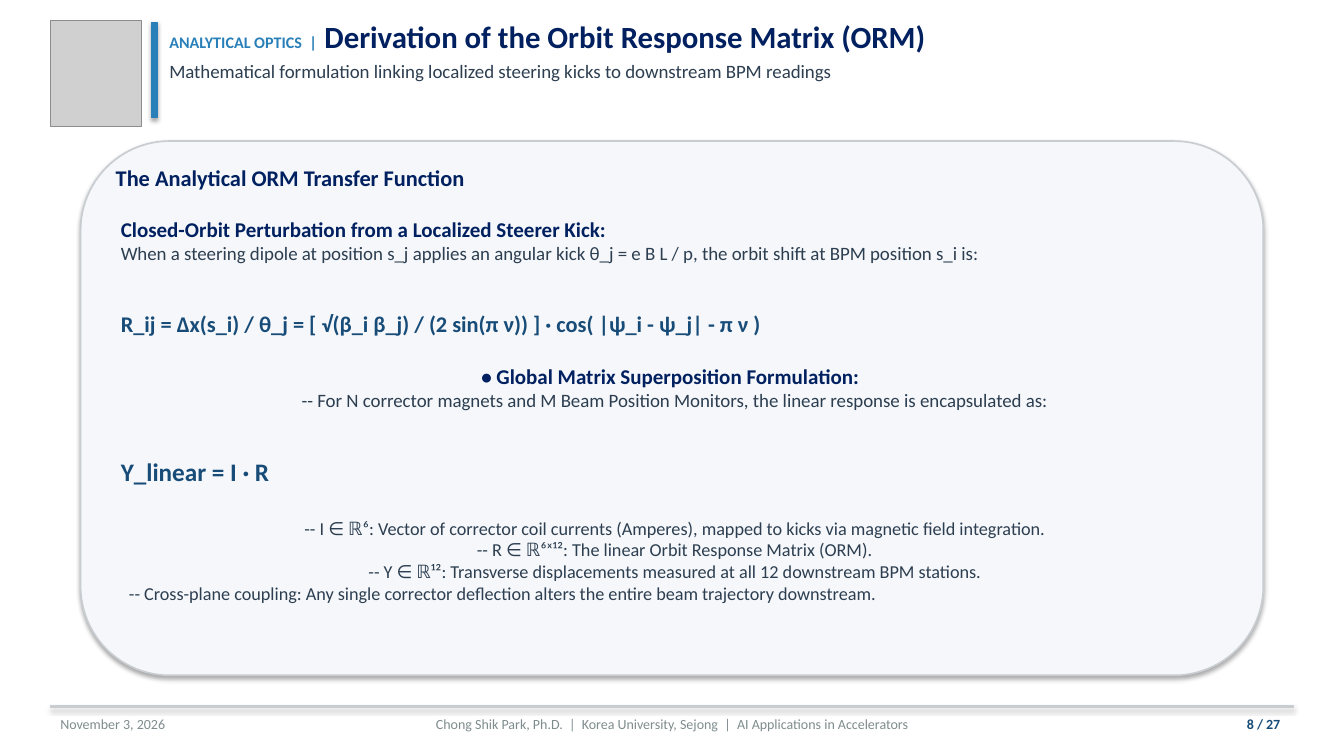
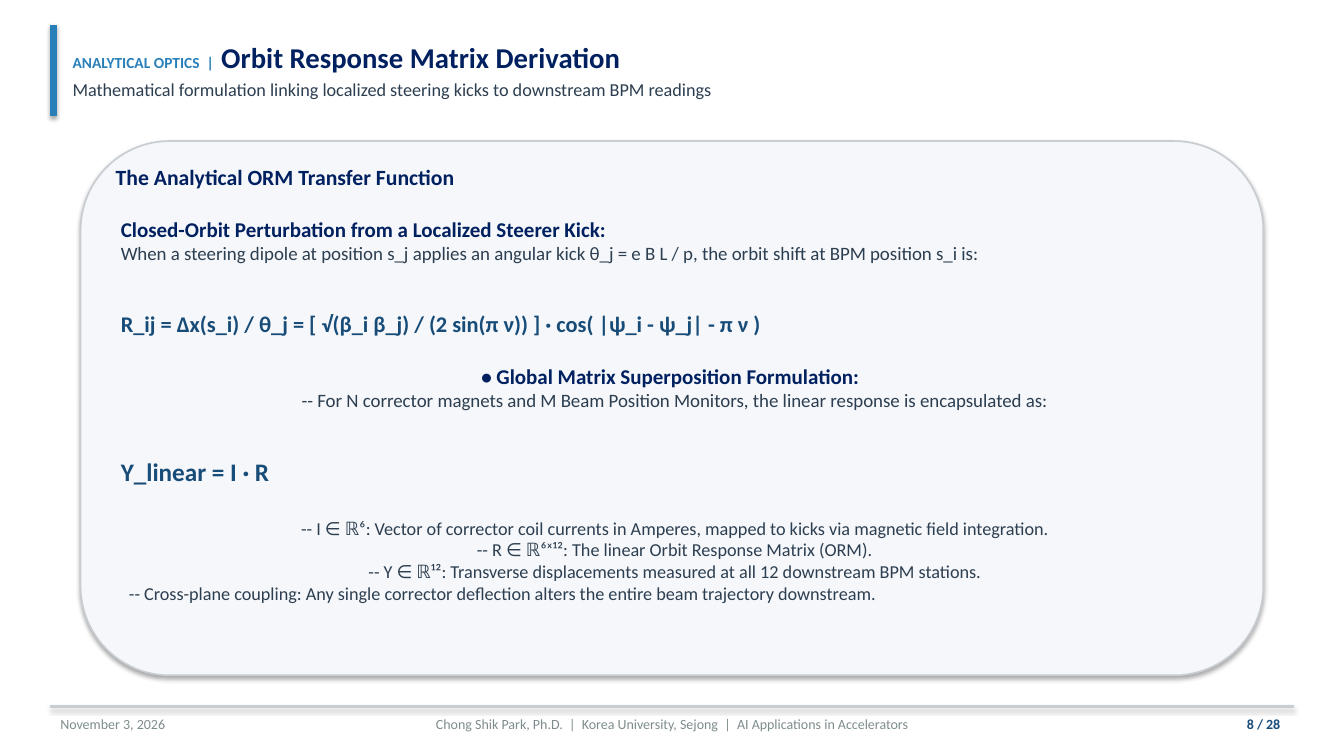
Before and after one commit to cspark7701/ai4acc-mini-hackathon, a slide deck: slide 8 of presentations/Lecture_1_AI_ML_Foundations_and_Control.pptx. Drawn at 1344x756 pixels with LibreOffice and Linux fonts; fonts in the diff are those of the drawing; grey boxes stand for pictures. Boxes give left, top, right and bottom in pixels: in the first picture for what was removed or moved away, otherwise in the second. Text is boxed around its words. In the diff, an @@ line names an element or a change of style, - is before the commit and + after.

Commit message:
Refine Lecture 1 presentation layout, typography, and content
Implement six presentation design enhancements requested by user. Adjust title slide font size to fit on a single unwrapped line and scale the Korea University logo to 0.95 inches. Vertically center slide titles and subtitles with the blue accent bar, shortening titles to prevent line wrapping across all slides. Add dedicated slides explaining all major activation functions (ReLU, Leaky ReLU, GELU, Sigmoid, Tanh, Linear) and optimization algorithms (SGD, Momentum, AdaGrad, RMSProp, Adam, AdamW, L-BFGS-B). Resize and position MLP, RL, and trajectory schematics with clean margins to eliminate text box overlap. Format the Tested Benchmark Leaderboard as a structured 7-column table with zero text wrapping. Recompile 28-page PDF presentation via pdflatex.

Files:
 M  presentations/Lecture_1_AI_ML_Foundations_and_Control.pdf
 M  presentations/Lecture_1_AI_ML_Foundations_and_Control.pptx
 M  presentations/Lecture_1_AI_ML_Foundations_and_Control.tex
 M  scripts/build_lecture_1_pptx.py

```diff
--- a/presentations/Lecture_1_AI_ML_Foundations_and_Control.pptx
+++ b/presentations/Lecture_1_AI_ML_Foundations_and_Control.pptx
@@ rectangle resized from (x1=151, y1=22, x2=157, y2=118) to (x1=50, y1=25, x2=56, y2=116) @@
@@ picture removed at (x1=50, y1=20, x2=141, y2=126) @@
@@ text "ANALYTICAL OPTICS | Orbit Response ..." moved from (x1=169, y1=25, x2=925, y2=82) to (x1=73, y1=48, x2=712, y2=99) @@
@@ text "ANALYTICAL OPTICS | Orbit Response ..." at (x1=73, y1=48, x2=712, y2=99): vertical alignment top to middle @@
@@ text at (x1=73, y1=48, x2=620, y2=73): text changed; size 22 to 20.5 pt @@
-ANALYTICAL OPTICS | Derivation of the Orbit Response Matrix (ORM)
+ANALYTICAL OPTICS | Orbit Response Matrix Derivation
@@ text at (x1=73, y1=83, x2=712, y2=99): size 13.5 to 13 pt in "Mathematical formulation linking localized steering kicks to ..." @@
@@ text "The Analytical ORM Transfer Function" at (x1=116, y1=169, x2=454, y2=189): size 16 to 15.5 pt @@
@@ text at (x1=144, y1=522, x2=1048, y2=603): text changed @@
--- I ∈ ℝ⁶: Vector of corrector coil currents (Amperes), mapped to kicks via magnetic field integration.
--- R ∈ ℝ⁶ˣ¹²: The linear Orbit Response Matrix (ORM).
--- Y ∈ ℝ¹²: Transverse displacements measured at all 12 downstream BPM stations.
--- Cross-plane coupling: Any single corrector deflection alters the entire beam trajectory downstream.
+-- I ∈ ℝ⁶: Vector of corrector coil currents in Amperes, mapped to kicks via magnetic field integration.
+-- R ∈ ℝ⁶ˣ¹²: The linear Orbit Response Matrix (ORM).
+-- Y ∈ ℝ¹²: Transverse displacements measured at all 12 downstream BPM stations.
+-- Cross-plane coupling: Any single corrector deflection alters the entire beam trajectory downstream.
@@ text at (x1=1247, y1=719, x2=1280, y2=729): text changed @@
-8 / 27
+8 / 28
```
Also in this commit, not shown: 25 other slides changed, 2 slides added, 1 slide removed, 3 other files.
